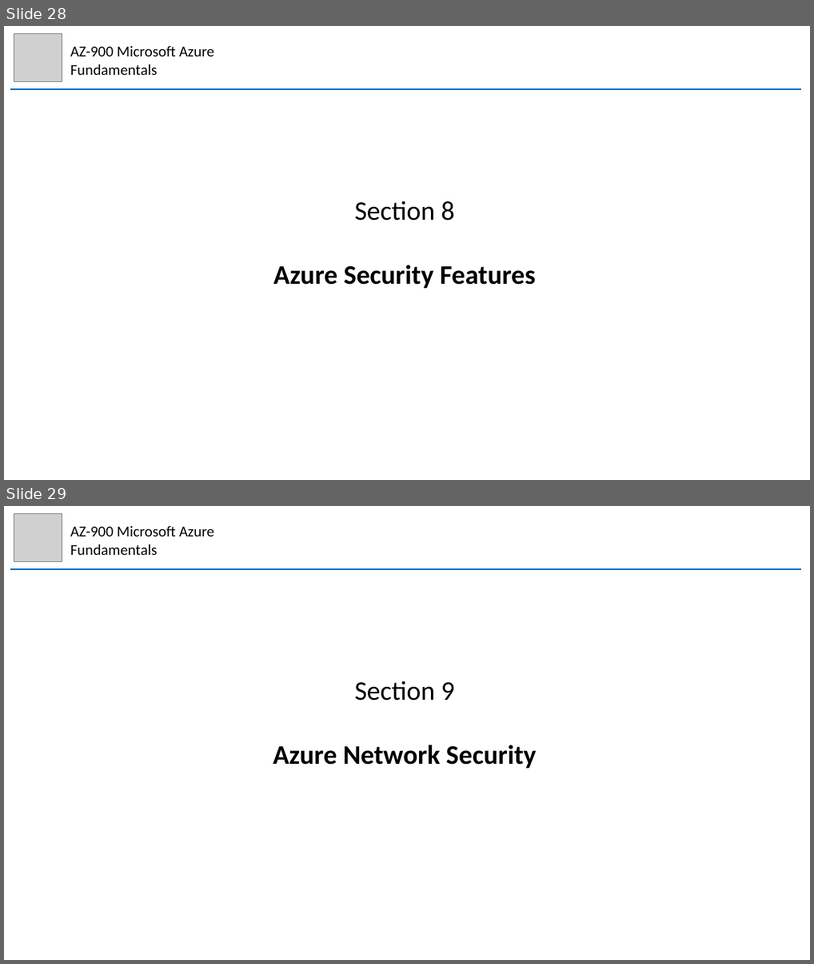
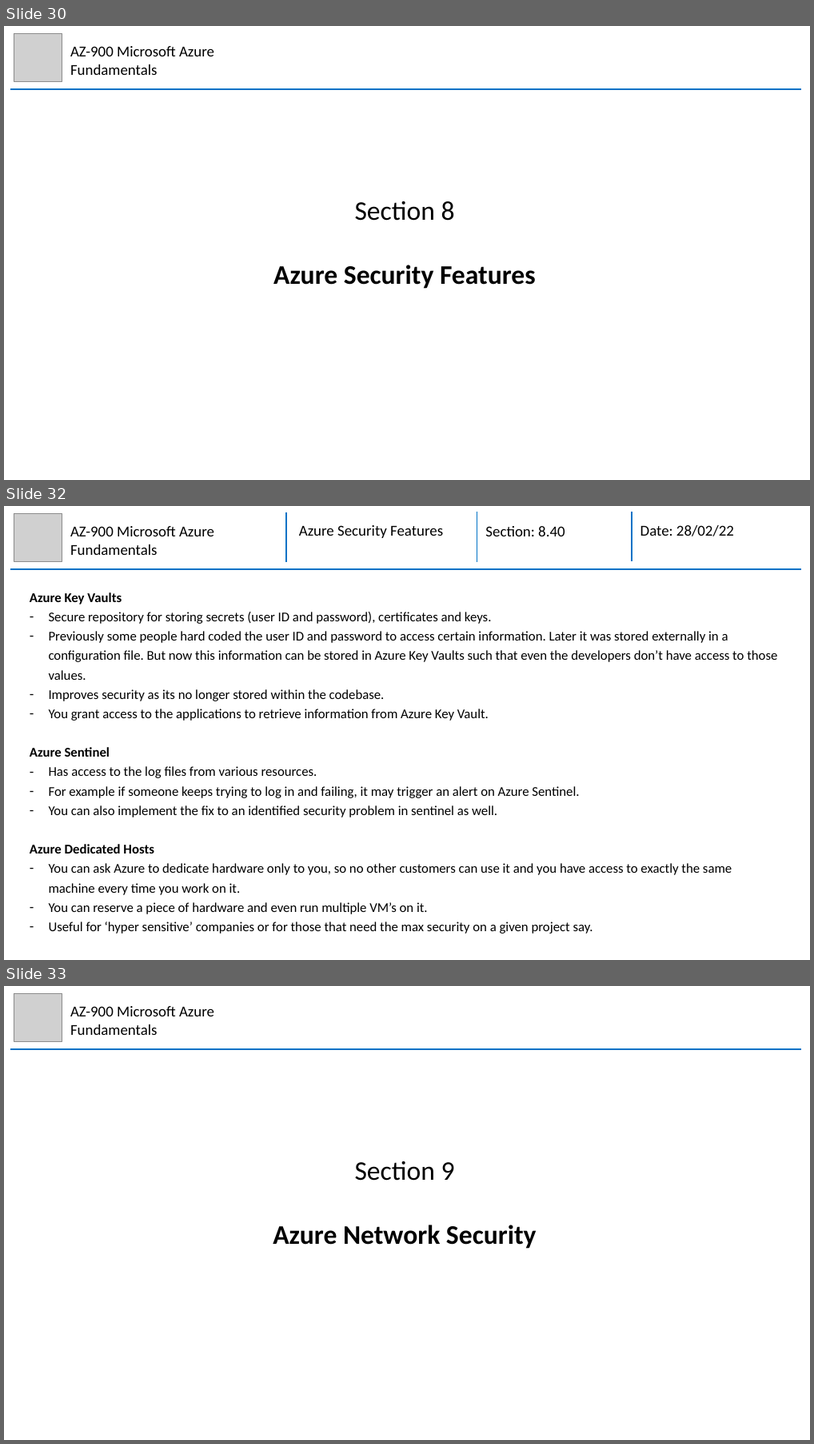
Before and after one commit to mhaythornthwaite/Testing_ML_Algorithms, a slide deck: Azure_AZ-900_Fundamentals/MJH_AZ-900_Azure_Fundamentals_Notes.pptx. Shown one above the other, each under a label of ours: slides 28 and 29 before the commit, slides 30, 32 and 33 after it; the slides between them are not shown. The pictures are 814x964 and 814x1444 pixels, drawn with LibreOffice and Linux fonts; fonts in the diff are those of the drawing; grey boxes stand for pictures. Boxes give left, top, right and bottom in pixels: in the first picture for what was removed or moved away, otherwise in the second. Text is boxed around its words. In the diff, an @@ line names an element or a change of style, - is before the commit and + after.

Commit message:
Azure AZ-900 Section 7 and 8

```diff
--- a/Azure_AZ-900_Fundamentals/MJH_AZ-900_Azure_Fundamentals_Notes.pptx
+++ b/Azure_AZ-900_Fundamentals/MJH_AZ-900_Azure_Fundamentals_Notes.pptx
@@ slide 32 added at <box>4,506,810,960</box>, background #FFFFFF @@
@@ picture added at <box>14,513,62,561</box> @@
@@ text added at <box>70,526,214,555</box>, 18 pt, text #000000 @@
+AZ-900 Microsoft Azure Fundamentals
@@ group added at <box>10,512,802,569</box>: 4 lines, 3 texts @@
+Azure Security Features
+Section: 8.40
+Date: 28/02/22
@@ text added at <box>30,592,778,933</box>, 16 pt, text #000000 @@
+Azure Key Vaults
+– Secure repository for storing secrets (user ID and password), certificates and keys.
+– Previously some people hard coded the user ID and password to access certain information. Later it was stored externally in a configuration file. But now this information can be stored in Azure Key Vaults such that even the developers don’t have access to those values.
+– Improves security as its no longer stored within the codebase.
+– You grant access to the applications to retrieve information from Azure Key Vault.
+Azure Sentinel
+– Has access to the log files from various resources.
+– For example if someone keeps trying to log in and failing, it may trigger an alert on Azure Sentinel.
+– You can also implement the fix to an identified security problem in sentinel as well.
+Azure Dedicated Hosts
+– You can ask Azure to dedicate hardware only to you, so no other customers can use it and you have access to exactly the same machine every time you work on it.
+– You can reserve a piece of hardware and even run multiple VM’s on it.
+– Useful for ‘hyper sensitive’ companies or for those that need the max security on a given project say.
@@ what was slide 28 is now slide 30 @@
@@ what was slide 29 is now slide 33 @@
```
Also in this commit, not shown: 1 slide changed, 4 other slides added, 2 other files.
